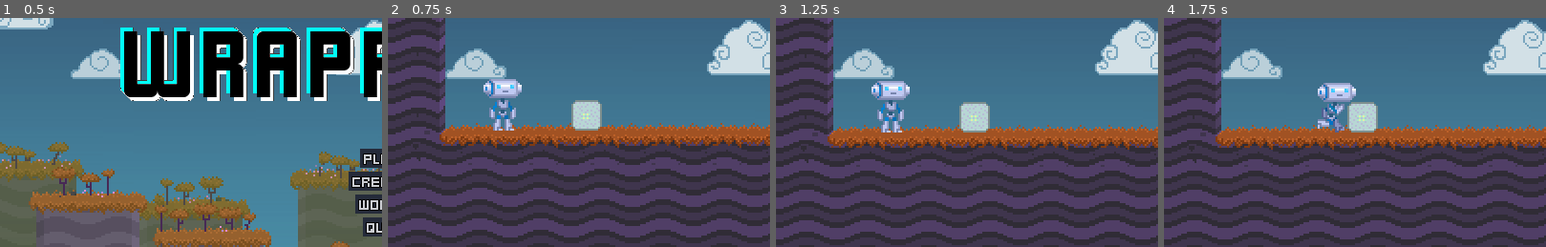
Above: before the commit, frames 1-4 (left to right).
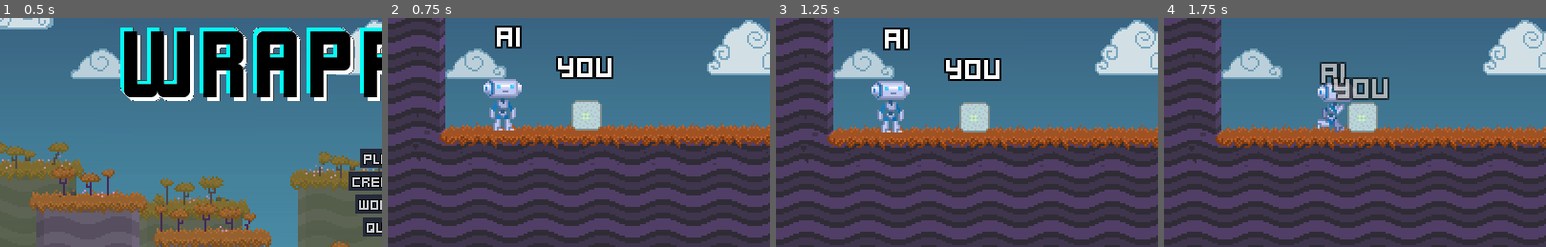
Above: after the commit, the same moments.

Repository: HexagonNico/Project-Wowie4
Game: Godot game, scene res://assets/main.tscn
Same seed, same stepped clock (60 frames per second), same inputs: the game is played once before the commit and once after it. The engine's default icon, where the game draws it, is replaced by a stand-in: a white triangle on a blue panel in a dark square.
Inputs (mouse positions are % of the whole screen's width and height, from its top left):
- Up to frame 1 (0.5 s): no input
- Up to frame 2 (0.75 s): click "Play" at 0.5 s
- Up to frame 3 (1.25 s): no input
- Up to frame 4 (1.75 s): tap Enter at 1.25 s; move the mouse to (72, 45) at 1.27 s; click (72, 45) at 1.42 s
The pictures show only the part of the screen within x 0-50%, y 27-77%; the shares and areas given below are measured in that part.

Frame 1 is identical in both runs. In frame 2, 2.0% of the frame differs, in the area x 28-59%, y 3-27%; in frame 3, 2.0%; in frame 4, 1.9%.

Commit message:
Text that tells you what you are

Diff:
--- a/assets/levels/level.tscn
+++ b/assets/levels/level.tscn
@@ -7,6 +7,83 @@
 [ext_resource path="res://icon.png" type="Texture" id=5]
 [ext_resource path="res://assets/teleporter/teleporter.tscn" type="PackedScene" id=6]
 [ext_resource path="res://assets/background/parallax_background.tscn" type="PackedScene" id=7]
+[ext_resource path="res://assets/ui/theme.tres" type="Theme" id=8]
+
+[sub_resource type="Animation" id=3]
+resource_name = "FadeText"
+length = 1.5
+tracks/0/type = "value"
+tracks/0/path = NodePath("BubbleWrapBall/Label:margin_top")
+tracks/0/interp = 1
+tracks/0/loop_wrap = true
+tracks/0/imported = false
+tracks/0/enabled = true
+tracks/0/keys = {
+"times": PoolRealArray( 0, 1, 1.5 ),
+"transitions": PoolRealArray( 1, 1, 1 ),
+"update": 0,
+"values": [ -36.0, -36.0, -10.0 ]
+}
+tracks/1/type = "value"
+tracks/1/path = NodePath("BubbleWrapBall/Label:margin_bottom")
+tracks/1/interp = 1
+tracks/1/loop_wrap = true
+tracks/1/imported = false
+tracks/1/enabled = true
+tracks/1/keys = {
+"times": PoolRealArray( 0, 1, 1.5 ),
+"transitions": PoolRealArray( 1, 1, 1 ),
+"update": 0,
+"values": [ -16.0, -16.0, 10.0 ]
+}
+tracks/2/type = "value"
+tracks/2/path = NodePath("BubbleWrapBall/Label:modulate")
+tracks/2/interp = 1
+tracks/2/loop_wrap = true
+tracks/2/imported = false
+tracks/2/enabled = true
+tracks/2/keys = {
+"times": PoolRealArray( 0, 1, 1.5 ),
+"transitions": PoolRealArray( 1, 1, 1 ),
+"update": 0,
+"values": [ Color( 1, 1, 1, 1 ), Color( 1, 1, 1, 1 ), Color( 1, 1, 1, 0 ) ]
+}
+tracks/3/type = "value"
+tracks/3/path = NodePath("Robot/Label:margin_top")
+tracks/3/interp = 1
+tracks/3/loop_wrap = true
+tracks/3/imported = false
+tracks/3/enabled = true
+tracks/3/keys = {
+"times": PoolRealArray( 0, 1, 1.5 ),
+"transitions": PoolRealArray( 1, 1, 1 ),
+"update": 0,
+"values": [ -60.0, -60.0, -10.0 ]
+}
+tracks/4/type = "value"
+tracks/4/path = NodePath("Robot/Label:margin_bottom")
+tracks/4/interp = 1
+tracks/4/loop_wrap = true
+tracks/4/imported = false
+tracks/4/enabled = true
+tracks/4/keys = {
+"times": PoolRealArray( 0, 1, 1.5 ),
+"transitions": PoolRealArray( 1, 1, 1 ),
+"update": 0,
+"values": [ -40.0, -40.0, 10.0 ]
+}
+tracks/5/type = "value"
+tracks/5/path = NodePath("Robot/Label:modulate")
+tracks/5/interp = 1
+tracks/5/loop_wrap = true
+tracks/5/imported = false
+tracks/5/enabled = true
+tracks/5/keys = {
+"times": PoolRealArray( 0, 1, 1.5 ),
+"transitions": PoolRealArray( 1, 1, 1 ),
+"update": 0,
+"values": [ Color( 1, 1, 1, 1 ), Color( 1, 1, 1, 1 ), Color( 1, 1, 1, 0 ) ]
+}
 
 [sub_resource type="Animation" id=2]
 length = 0.001
@@ -21,6 +98,78 @@
 "transitions": PoolRealArray( 1 ),
 "update": 0,
 "values": [ Color( 0, 0, 0, 0 ) ]
+}
+tracks/1/type = "value"
+tracks/1/path = NodePath("BubbleWrapBall/Label:margin_top")
+tracks/1/interp = 1
+tracks/1/loop_wrap = true
+tracks/1/imported = false
+tracks/1/enabled = true
+tracks/1/keys = {
+"times": PoolRealArray( 0 ),
+"transitions": PoolRealArray( 1 ),
+"update": 0,
+"values": [ -36.0 ]
+}
+tracks/2/type = "value"
+tracks/2/path = NodePath("BubbleWrapBall/Label:margin_bottom")
+tracks/2/interp = 1
+tracks/2/loop_wrap = true
+tracks/2/imported = false
+tracks/2/enabled = true
+tracks/2/keys = {
+"times": PoolRealArray( 0 ),
+"transitions": PoolRealArray( 1 ),
+"update": 0,
+"values": [ -16.0 ]
+}
+tracks/3/type = "value"
+tracks/3/path = NodePath("BubbleWrapBall/Label:modulate")
+tracks/3/interp = 1
+tracks/3/loop_wrap = true
+tracks/3/imported = false
+tracks/3/enabled = true
+tracks/3/keys = {
+"times": PoolRealArray( 0 ),
+"transitions": PoolRealArray( 1 ),
+"update": 0,
+"values": [ Color( 1, 1, 1, 1 ) ]
+}
+tracks/4/type = "value"
+tracks/4/path = NodePath("Robot/Label:margin_top")
+tracks/4/interp = 1
+tracks/4/loop_wrap = true
+tracks/4/imported = false
+tracks/4/enabled = true
+tracks/4/keys = {
+"times": PoolRealArray( 0 ),
+"transitions": PoolRealArray( 1 ),
+"update": 0,
+"values": [ -60.0 ]
+}
+tracks/5/type = "value"
+tracks/5/path = NodePath("Robot/Label:margin_bottom")
+tracks/5/interp = 1
+tracks/5/loop_wrap = true
+tracks/5/imported = false
+tracks/5/enabled = true
+tracks/5/keys = {
+"times": PoolRealArray( 0 ),
+"transitions": PoolRealArray( 1 ),
+"update": 0,
+"values": [ -40.0 ]
+}
+tracks/6/type = "value"
+tracks/6/path = NodePath("Robot/Label:modulate")
+tracks/6/interp = 1
+tracks/6/loop_wrap = true
+tracks/6/imported = false
+tracks/6/enabled = true
+tracks/6/keys = {
+"times": PoolRealArray( 0 ),
+"transitions": PoolRealArray( 1 ),
+"update": 0,
+"values": [ Color( 1, 1, 1, 1 ) ]
 }
 
 [sub_resource type="Animation" id=1]
@@ -68,8 +217,28 @@
 
 [node name="Robot" parent="." instance=ExtResource( 2 )]
 
+[node name="Label" type="Label" parent="Robot"]
+margin_left = -7.0
+margin_top = -60.0
+margin_right = 7.0
+margin_bottom = -40.0
+grow_horizontal = 2
+grow_vertical = 2
+theme = ExtResource( 8 )
+text = "AI"
+
 [node name="BubbleWrapBall" parent="." instance=ExtResource( 3 )]
 position = Vector2( 24, -8 )
+
+[node name="Label" type="Label" parent="BubbleWrapBall"]
+margin_left = -15.0
+margin_top = -36.0
+margin_right = 15.0
+margin_bottom = -16.0
+grow_horizontal = 2
+grow_vertical = 2
+theme = ExtResource( 8 )
+text = "You"
 
 [node name="ResetLevel" type="Area2D" parent="."]
 collision_layer = 0
@@ -96,6 +265,8 @@
 stretch_mode = 1
 
 [node name="AnimationPlayer" type="AnimationPlayer" parent="."]
+autoplay = "FadeText"
+anims/FadeText = SubResource( 3 )
 anims/RESET = SubResource( 2 )
 anims/ResetLevel = SubResource( 1 )
 
Not shown: 1 places in assets/levels/level.tscn that only renumber resources
